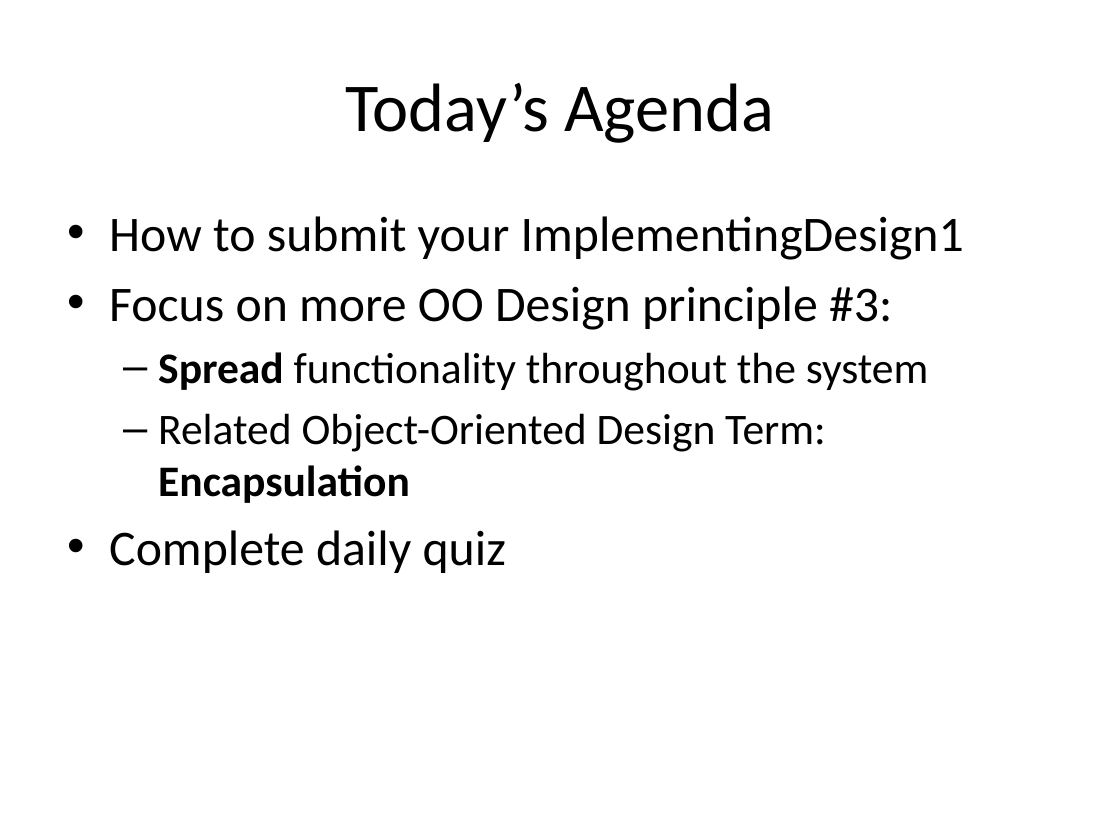
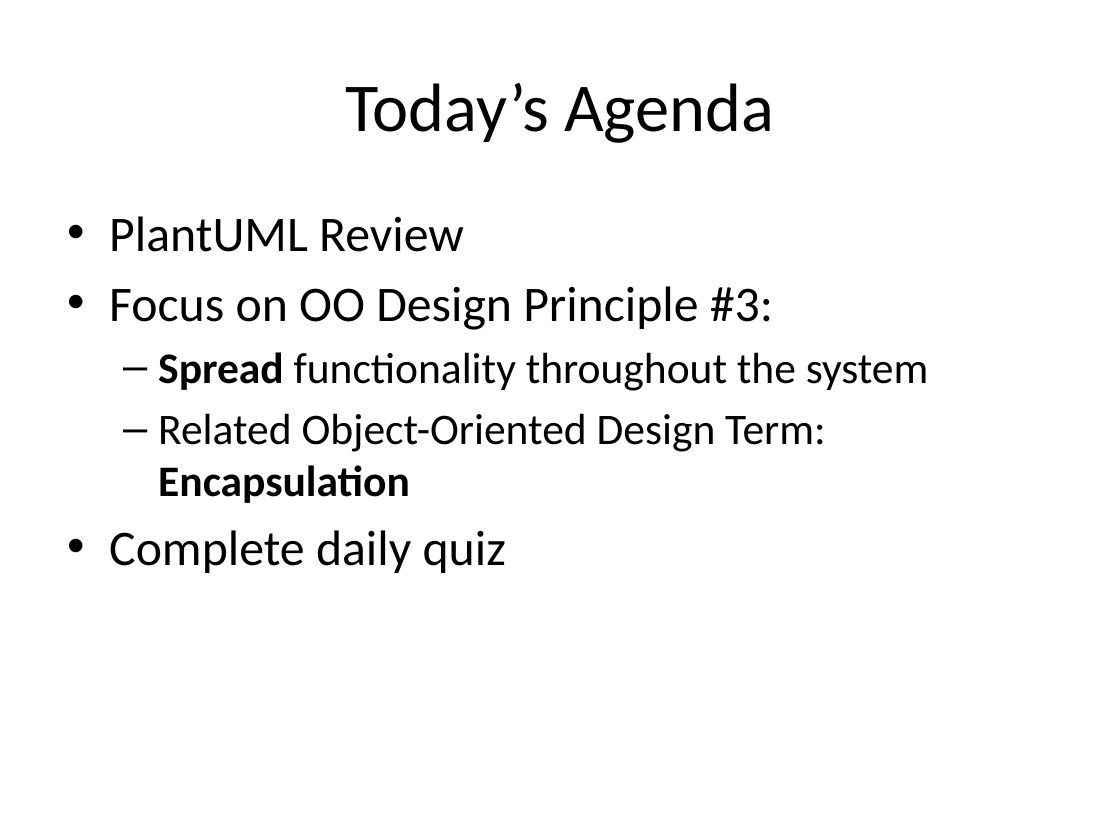
Before and after one commit to RHIT-CSSE/csse220, a slide deck: slide 2 of ClassMaterials/Encapsulation/Slides/Encapsulation.pptx. Drawn at 1120x840 pixels with LibreOffice and Linux fonts; fonts in the diff are those of the drawing. Boxes give left, top, right and bottom in pixels: in the first picture for what was removed or moved away, otherwise in the second. Text is boxed around its words. In the diff, an @@ line names an element or a change of style, - is before the commit and + after.

```diff
--- a/ClassMaterials/Encapsulation/Slides/Encapsulation.pptx
+++ b/ClassMaterials/Encapsulation/Slides/Encapsulation.pptx
@@ text at (109,216,773,330): text changed @@
-• How to submit your ImplementingDesign1
-• Focus on more OO Design principle #3:
+• PlantUML Review
+• Focus on OO Design Principle #3:
```
Also in this commit, not shown: 10 other slides changed, 4 slides added, 2 slides removed.
